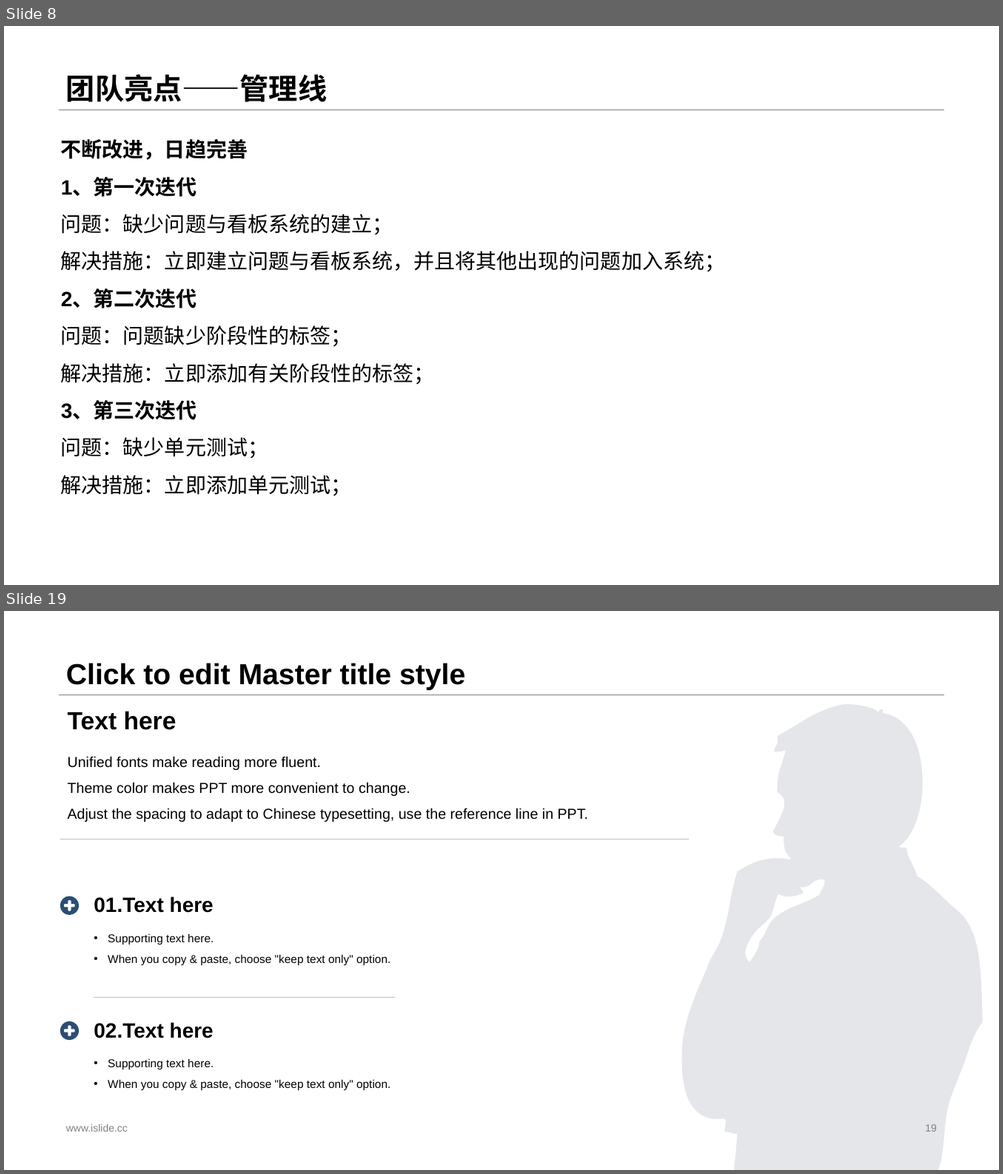
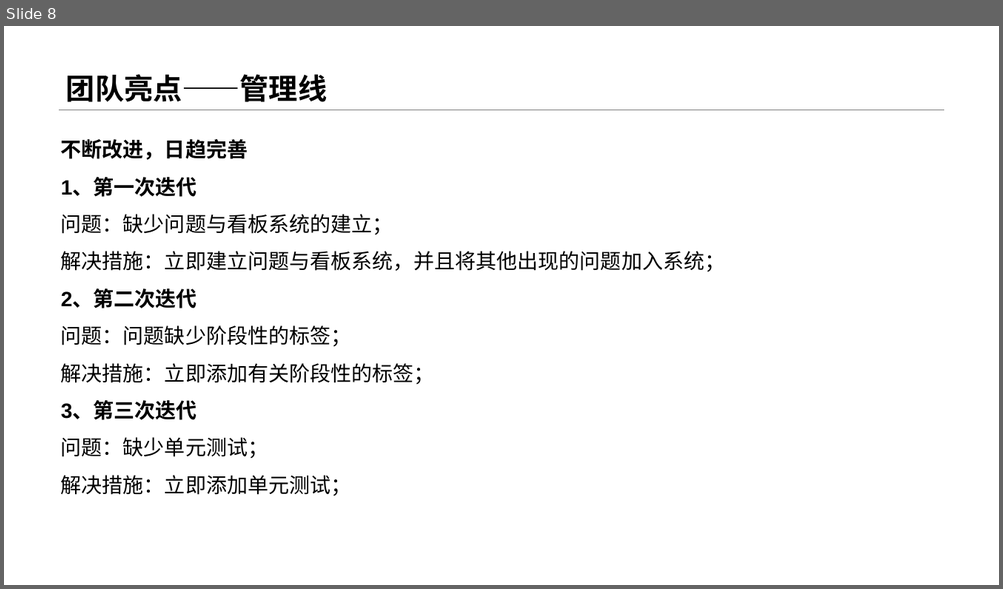
Before and after one commit to sebuaa2019/Team108, a slide deck: 申优答辩工作/申优答辩/Team108-申优答辩.pptx. Shown one above the other, each under a label of ours: slides 8 and 19 before the commit, slide 8 after it; the slides between them are not shown. The pictures are 1003x1174 and 1003x589 pixels, drawn with LibreOffice and Linux fonts; fonts in the diff are those of the drawing. Boxes give left, top, right and bottom in pixels: in the first picture for what was removed or moved away, otherwise in the second. Text is boxed around its words. In the diff, an @@ line names an element or a change of style, - is before the commit and + after.

```diff
--- a/申优答辩工作/申优答辩/Team108-申优答辩.pptx
+++ b/申优答辩工作/申优答辩/Team108-申优答辩.pptx
@@ slide 19 removed at (4,611,999,1170), background #FFFFFF; not listed: 1 template element that a slide beside it also shows @@
@@ title removed at (66,663,465,690) @@
-Click to edit Master title style
@@ group removed at (60,704,982,1170): 6 texts, 3 freeform shapes, 2 lines @@
-Unified fonts make reading more fluent.
-Theme color makes PPT more convenient to change.
-Adjust the spacing to adapt to Chinese typesetting, use the reference line in PPT.
-Text here
-01.Text here
-• Supporting text here.
-• When you copy & paste, choose "keep text only" option.
-02.Text here
-• Supporting text here.
-• When you copy & paste, choose "keep text only" option.
@@ text removed at (66,1125,128,1132) @@
-www.islide.cc
@@ page number removed at (925,1125,936,1132) @@
-19
```
Also in this commit, not shown: 2 slides changed, 2 slides added, 32 other slides removed.
